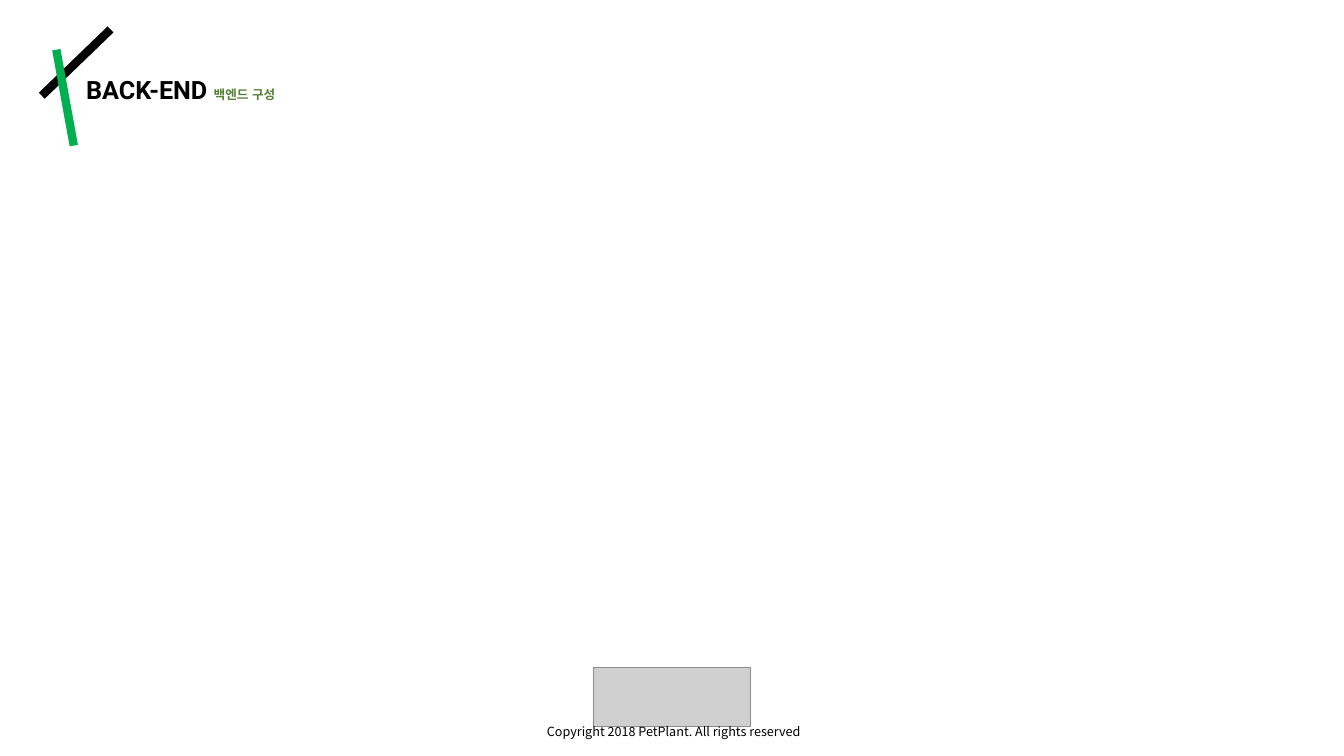
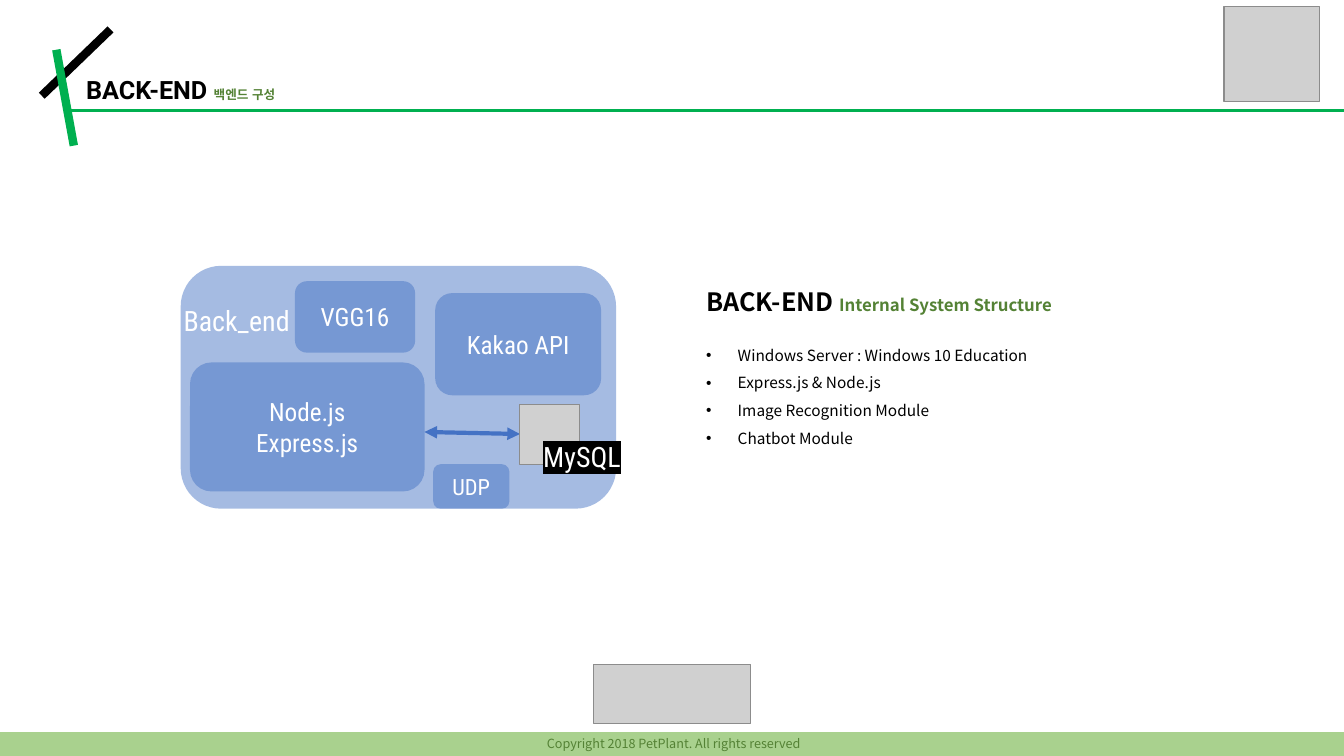
Before and after one commit to noreebia/pet-plant, a slide deck: slide 6 of PPT/ppt_final.pptx (slide 7 before the commit). Drawn at 1344x756 pixels with LibreOffice and Linux fonts; fonts in the diff are those of the drawing; grey boxes stand for pictures. Boxes give left, top, right and bottom in pixels: in the first picture for what was removed or moved away, otherwise in the second. Text is boxed around its words. In the diff, an @@ line names an element or a change of style, - is before the commit and + after.

```diff
--- a/PPT/ppt_final.pptx
+++ b/PPT/ppt_final.pptx
@@ picture added at <box>1224,6,1320,102</box> @@
@@ line added from (68, 110) to (1344, 110), #00B050 2.25 pt @@
@@ group added at <box>180,266,621,509</box>: 5 rounded rectangles, 2 texts, 1 double arrow, 1 picture @@
+Node.js
+Express.js
+Back_end
+Kakao API
+MySQL
+UDP
+VGG16
@@ text added at <box>706,292,1052,444</box>, 11 pt, text #000000 @@
+BACK-END Internal System Structure
+• Windows Server : Windows 10 Education
+• Express.js & Node.js
+• Image Recognition Module
+• Chatbot Module
@@ rectangle added at <box>0,732,1344,756</box>, fill #A9D18E @@
@@ text "Copyright 2018 PetPlant. All rights ...": place and size @@
-text "Copyright 2018 PetPlant. All rights ..." at <box>547,723,800,739</box>
+text "Copyright 2018 PetPlant. All rights ..." at <box>547,738,800,751</box>
@@ text "Copyright 2018 PetPlant. All rights ..." at <box>547,738,800,751</box>: text colour #000000 to #548235 @@
```
Also in this commit, not shown: 15 other slides changed.
